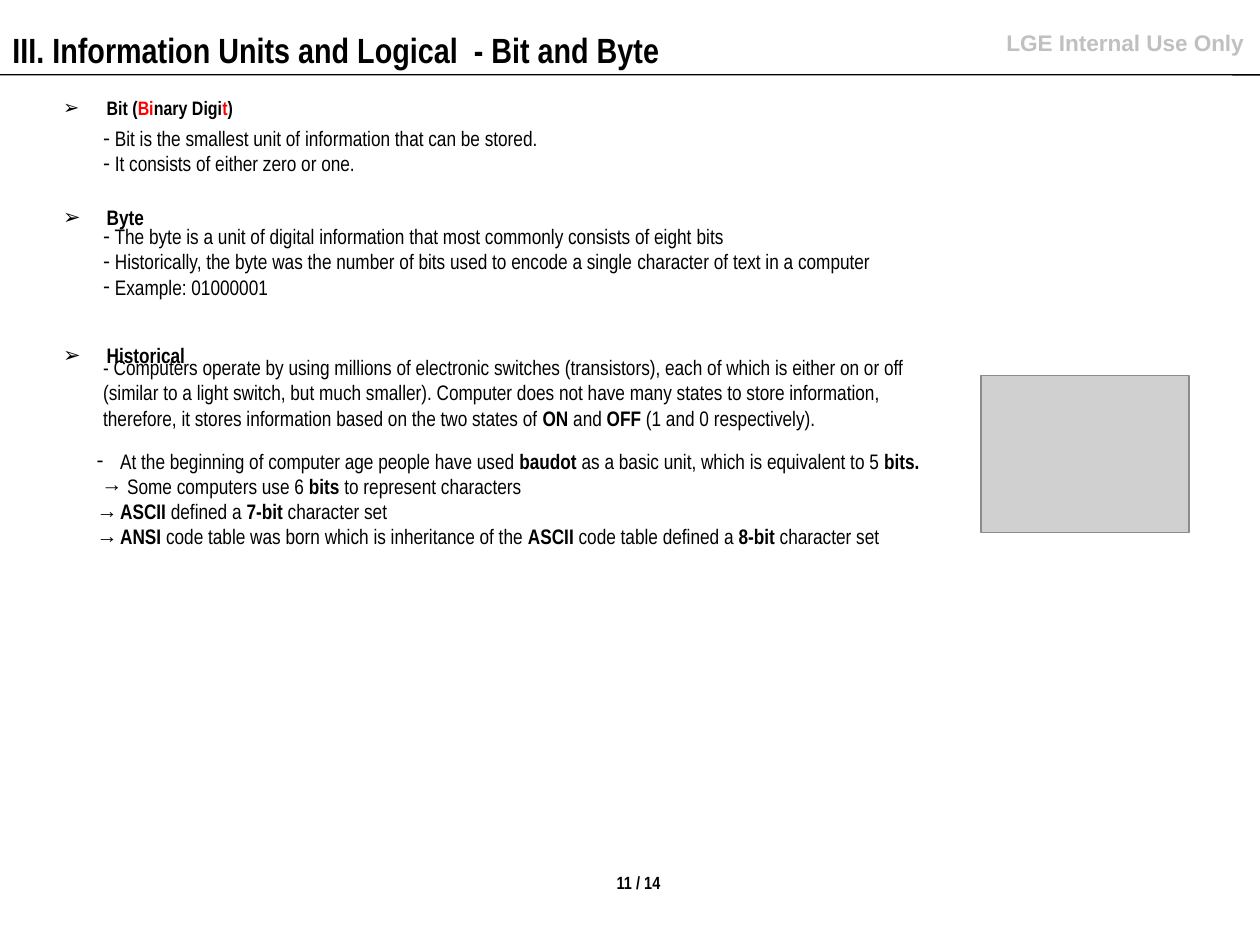
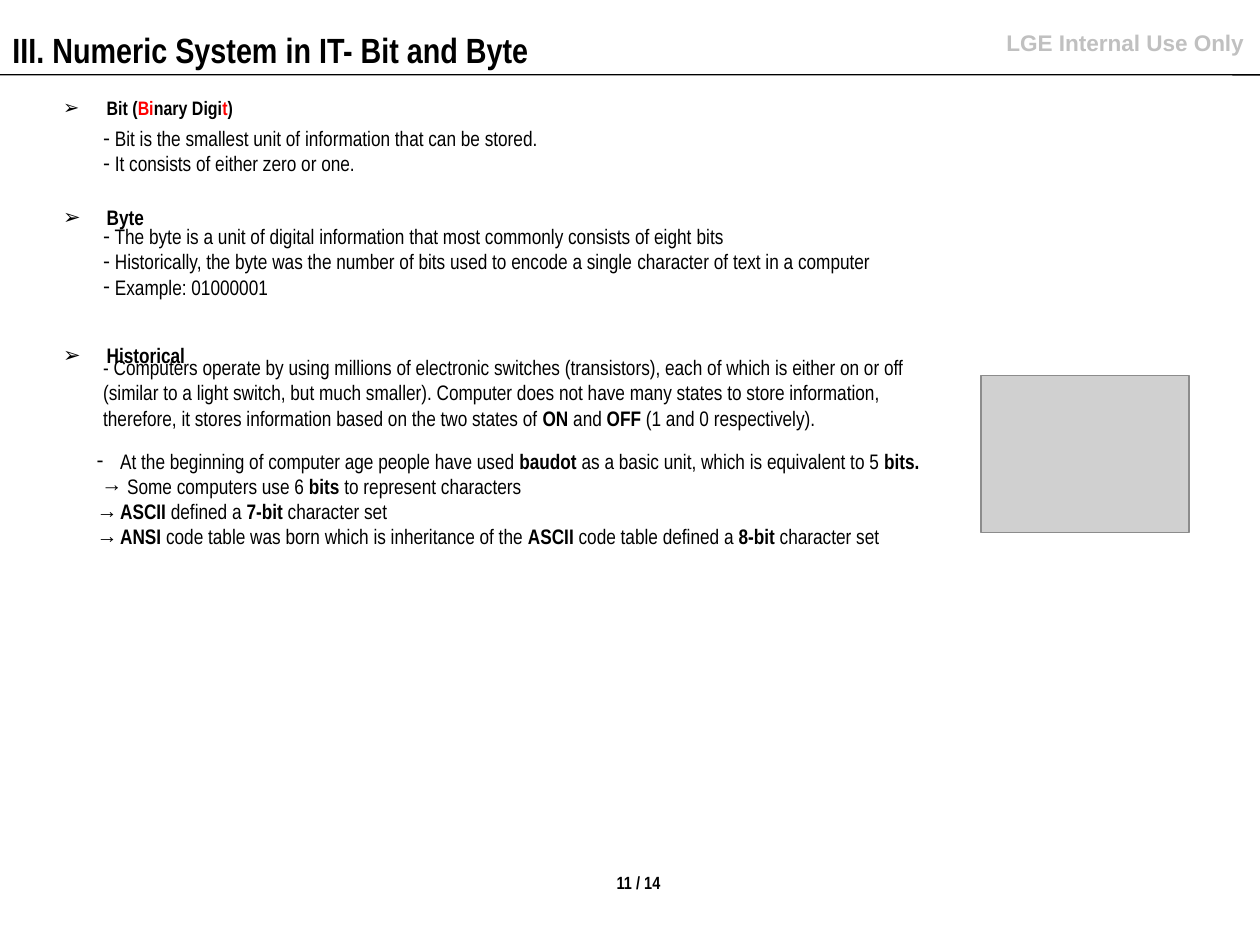
Before and after one commit to daoxuantruong/Demo, a slide deck: slide 12 of Numberic and conversion.pptx. Drawn at 1260x945 pixels with LibreOffice and Linux fonts; fonts in the diff are those of the drawing; grey boxes stand for pictures. Boxes give left, top, right and bottom in pixels: in the first picture for what was removed or moved away, otherwise in the second. Text is boxed around its words. In the diff, an @@ line names an element or a change of style, - is before the commit and + after.

```diff
--- a/Numberic and conversion.pptx
+++ b/Numberic and conversion.pptx
@@ text at (12,37,528,70): text changed @@
-III. Information Units and Logical - Bit and Byte
+III. Numeric System in IT- Bit and Byte
```
Also in this commit, not shown: 2 other slides changed.
